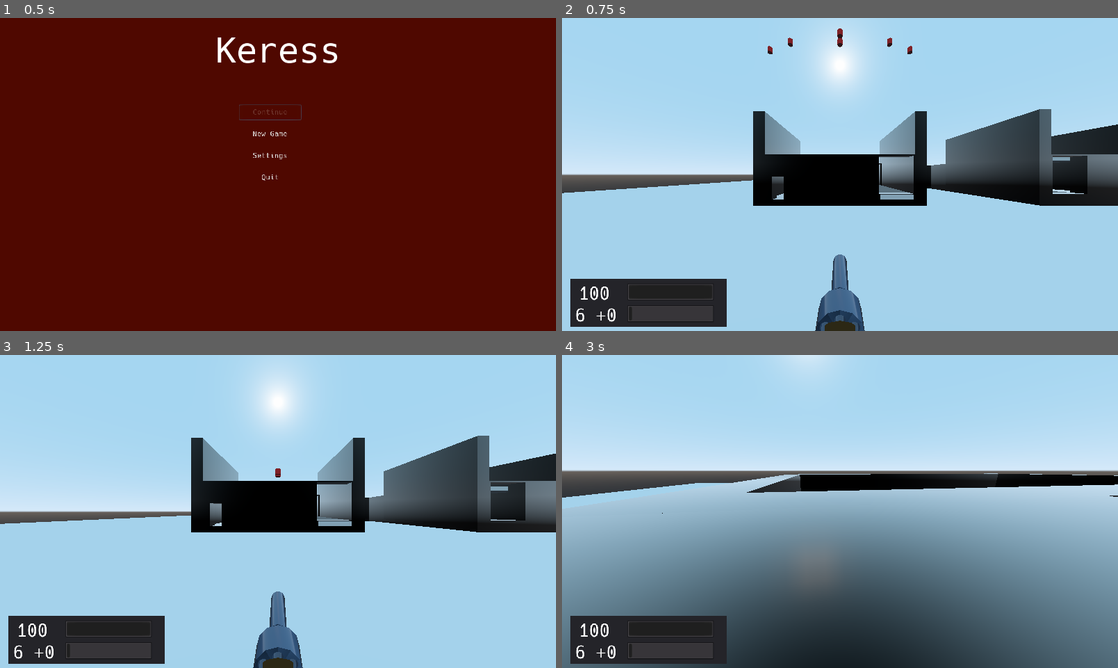
Above: before the commit, frames 1-4 (two rows, left to right).
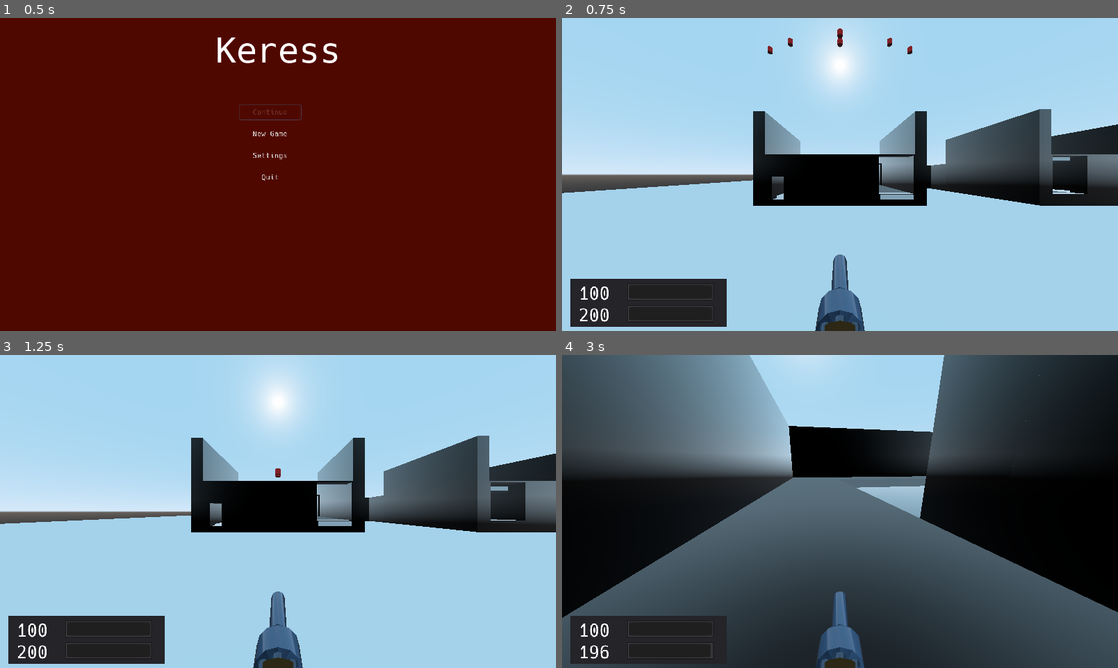
Above: after the commit, the same moments.

Repository: duckinator/keress
Game: Godot game, scene res://menus/MainMenu.tscn
Two runs of this game, one before a commit and one after it. Both use one fixed random seed, a clock stepped at 60 frames per second and the inputs below.
Inputs (mouse positions are in pixels of both pictures, inside the frame that each line leads up to):
- Up to frame 1 (0.5 s): no input
- Up to frame 2 (0.75 s): click "New Game" at 0.5 s
- Up to frame 3 (1.25 s): no input
- Up to frame 4 (3 s): tap Enter (ui_accept) at 1.25 s; move the mouse to (867, 511) at 1.27 s; press the mouse at (867, 511) at 1.28 s; hold W (movement_forward) from 1.28 s (still down); tap Space (movement_jump) at 1.52, 2.27 s; right-click (867, 511) at 1.55 s; move the mouse to (812, 511) at 2.02 s; release the mouse at (812, 511) at 2.03 s; right-click (812, 511) at 2.1 s; click (812, 511) at 2.3 s; move the mouse to (851, 505) at 2.77 s; press the mouse at (851, 505) at 2.78 s

Frame 1 is identical in both runs. In frame 2, 0.7% of the frame differs, in the area x 2-27%, y 92-98%; in frame 3, 0.7%; in frame 4, 79%, in the area x 0-100%, y 0-100%.

Commit message:
More work on AOI system; weapons; etc.

Diff:
--- a/src/items/pistol/Pistol.gd
+++ b/src/items/pistol/Pistol.gd
@@ -1,13 +1,10 @@
 extends StaticBody
 
 const MAX_AMMO = 200
-const MAX_IN_WEAPON = 30
 
 const PRIMARY_TIMEOUT = 0.05
 
-
-var ammo = MAX_AMMO - MAX_IN_WEAPON
-var in_weapon = MAX_IN_WEAPON
+var ammo = MAX_AMMO
 
 onready var raycast = $RayCast
 var primary_timeout = null
@@ -29,12 +26,11 @@
 	primary_timeout = null
 
 func primary():
-	if in_weapon <= 0 or primary_timeout != null:
+	if ammo > 0 and primary_timeout != null:
 		return
 
 	primary_timeout_start()
 	ammo = clamp(ammo - 1, 0, MAX_AMMO)
-	in_weapon = clamp(in_weapon - 1, 0, MAX_IN_WEAPON)
 	raycast.force_raycast_update()
 	if raycast.is_colliding():
 		var collider = raycast.get_collider()
@@ -43,17 +39,3 @@
 
 func secondary():
 	Console.log("TODO: Pistol secondary")
-
-func reload():
-	var diff = clamp(MAX_IN_WEAPON - in_weapon, 0, ammo)
-	ammo -= diff
-	in_weapon = diff
-
-func needs_reload():
-	return in_weapon < (MAX_IN_WEAPON / 4)
-
-func _needs_ammo():
-	return ammo < (MAX_AMMO / 10)
-
-func needs_attention():
-	return needs_reload() or _needs_ammo()
--- a/src/items/revolver/Revolver.gd
+++ b/src/items/revolver/Revolver.gd
@@ -19,11 +19,9 @@
 # The shortest duration possible between firing.
 const PRIMARY_TIMEOUT = 0.4
 
-const MAX_IN_WEAPON = 6
-const MAX_AMMO = MAX_IN_WEAPON
+const MAX_AMMO = 200
 
 var ammo = MAX_AMMO
-var in_weapon = MAX_AMMO
 
 onready var laser = $Spatial/SpotLight
 onready var raycast = $Spatial/RayCast
@@ -45,11 +43,13 @@
 	primary_timeout = null
 
 func primary():
-	if primary_timeout != null:
+	if  ammo > 0 and primary_timeout != null:
 		return
 
 	primary_timeout_start()
+	Noise.emit(get_parent().translation, SOUND_PRIMARY, LOUDNESS_PRIMARY)
 	raycast.force_raycast_update()
+	ammo -= 1
 	if raycast.is_colliding():
 		var collider = raycast.get_collider()
 		if collider.has_method("adjust_health"):
@@ -65,3 +65,4 @@
 
 func secondary():
 	Console.log("TODO: Pistol secondary")
+	# Noise.emit(get_parent().translation, SOUND_PRIMARY, LOUDNESS_PRIMARY)
--- a/src/player/HUD.tscn
+++ b/src/player/HUD.tscn
@@ -78,6 +78,9 @@
 custom_fonts/font = SubResource( 2 )
 text = "22"
 align = 2
+__meta__ = {
+"_edit_use_anchors_": false
+}
 
 [node name="Ammo_Bar" type="ProgressBar" parent="Panel_Left"]
 margin_left = 130.0
--- a/src/player/Player.gd
+++ b/src/player/Player.gd
@@ -89,7 +89,6 @@
 		process_input_inventory(delta)
 		process_movement(delta)
 		process_changing_item(delta)
-		process_reloading(delta)
 	process_ui(delta)
 	process_respawn(delta)
 
@@ -100,21 +99,20 @@
 	health = clamp(health + diff, 0, MAX_HEALTH)
 	return health
 
-func reload_weapon():
-	pass
-
 func update_hud():
 	$HUD/Panel_Left/Label_Health.text = str(health)
 	$HUD/Panel_Left/Health_Bar.value = health
 
 	var in_weapon = "?"
 	var total_ammo = 0
+	var max_value = 1
 	if len(inventory) > 0 and inventory[current_item] != null:
 		var item = inventory[current_item]
-		in_weapon = str(item.in_weapon) + " +" + str((item.ammo - item.in_weapon) / item.MAX_IN_WEAPON)
 		total_ammo = item.ammo
-	$HUD/Panel_Left/Label_Ammo.text = in_weapon
+		max_value = item.MAX_AMMO
+	$HUD/Panel_Left/Label_Ammo.text = str(total_ammo)
 	$HUD/Panel_Left/Ammo_Bar.value = total_ammo
+	$HUD/Panel_Left/Ammo_Bar.max_value = max_value
 
 func emit_sound(trans, sound, loudness):
 	Noise.emit(trans.round(), sound, loudness)
@@ -182,19 +180,8 @@
 	# Firing weapons
 	if Input.is_action_pressed("action_primary"):
 		item.primary()
-		jostle(item.JOSTLE_PRIMARY)
-		if item.SOUND_PRIMARY != null:
-			emit_sound(translation, item.SOUND_PRIMARY, item.LOUDNESS_PRIMARY)
 	if Input.is_action_pressed("action_secondary"):
 		item.secondary()
-		jostle(item.JOSTLE_SECONDARY)
-		if item.SOUND_SECONDARY != null:
-			emit_sound(translation, item.SOUND_SECONDARY, item.LOUDNESS_SECONDARY)
-
-	# Reloading weapons
-	var needs_reload = item.has_method("needs_reload") and item.needs_reload()
-	if Input.is_action_just_pressed("action_reload") or needs_reload:
-		item.reload()
 
 func process_movement(delta):
 	dir = dir.normalized()
@@ -248,9 +235,6 @@
 func process_changing_item(_delta):
 	pass
 
-func process_reloading(_delta):
-	pass
-
 func process_ui(_delta):
 	update_hud()
 
--- a/src/systems/AreasOfInterest.gd
+++ b/src/systems/AreasOfInterest.gd
@@ -1,4 +1,11 @@
 extends Node
+
+# Areas Of Interest system
+# ========================
+# Listens to events from systems that are of interest to enemies, such as Noise.
+# Mobs register as listeners when they are spawned.
+# When the level changes, +mobs+ and +areas+ both get cleared.
+#
 
 signal event
 
@@ -38,7 +45,15 @@
 	Console.log('AOIs = ' + str(areas))
 
 const MAX_DISTANCE = 10
-func _process(_delta):
+var counter = 0.0
+func _process(delta):
+	counter += delta
+	if counter < 1:
+		return
+	else:
+		counter = 0
+	Console.log("AreasOfInterest._process()")
+
 	var distance
 	for mob in mobs:
 		if mob == null:
@@ -52,4 +67,7 @@
 	# Prune null items.
 	# I think these show up when mobs die? Not sure.
 	for _idx in range(len(mobs)):
-		mobs.remove(mobs.find(null))
+		var null_item = mobs.find(null)
+		if null_item == -1:
+			break
+		mobs.remove(null_item)
